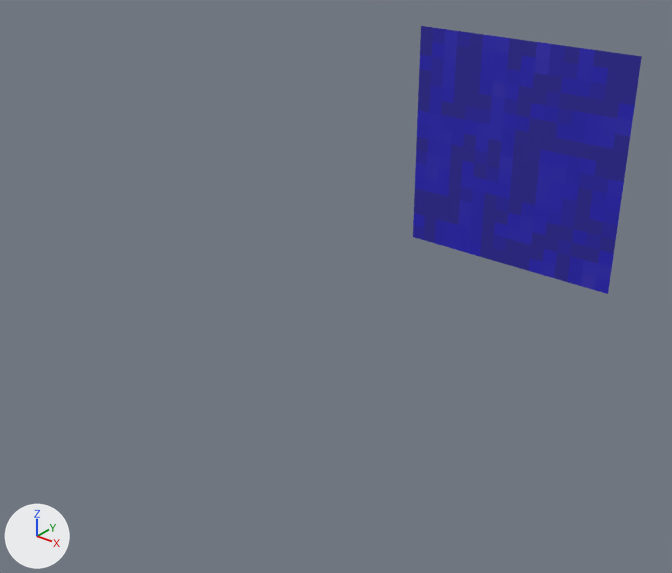
A saved change to the glTF model House/Parts/Floor.gltf.
One viewpoint serves both versions: a 50 mm lens placed at (1.81, -3.49, 1.25), pointed at (-0.05, -1.16, -0.19). The lights are fixed; the arrows at lower left show +X, +Y and +Z.

In view in the first picture: 'Floor'.
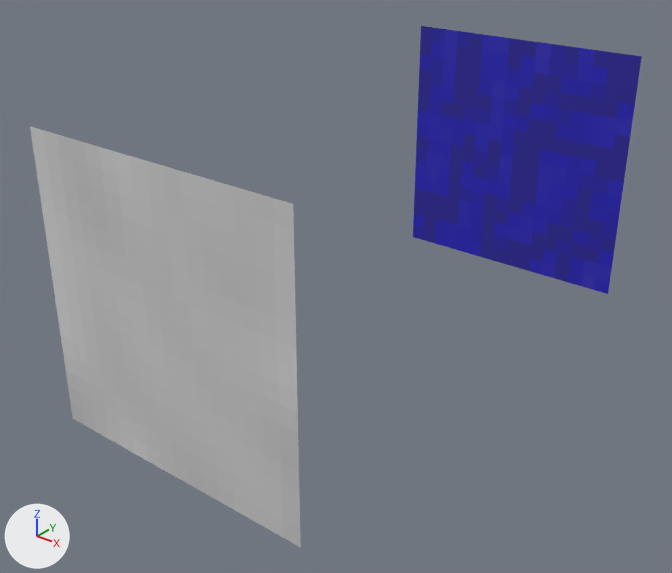
Where the change shows, as pixel boxes (x1, y1, x2, y2) in the pictures (672 x 573 px):
```json
{"object": "Floor", "change": "reshaped", "before": [413, 26, 642, 294], "after": [30, 26, 642, 547], "on screen": "167% wider, 94% taller"}
{"part": 1, "of": "me_mesh", "change": "added", "after": [30, 127, 301, 547]}
```

Scene script edits in JSON lines:
```json
{"op": "add", "block": "img_ceiling", "code": ["img_ceiling = load_image('Ceiling', '_unpacked/Ceiling', 16, 16, 'sRGB')"]}
{"op": "add", "block": "mat_ceiling", "code": ["mat_ceiling = principled_material('Ceiling')", "mat_ceiling.texture = img_ceiling"]}
{"block": "me_mesh", "where": "me_mesh.from_pydata(...)  # 9 vertices, 8 faces; spans x -0.5..0.5, y 0.0, z -0.5..0.5"}
{"block": "me_mesh", "where": "# used by ob_floor; location = (0.0, 0.0, 0.0)"}
{"block": "me_mesh", "change": "me_mesh part 1: the loose piece of 9 vertices spanning x -0.5..0.5, y 0.0, z -0.5..0.5 is copied, and the copy is mirrored in x about its middle, then moved by (0.0, -2.0, 0.0), in mat_ceiling (picture img_ceiling); it spans x -0.5..0.5, y -2.0, z -0.5..0.5"}
{"op": "add", "block": "me_mesh", "code": "me_mesh.materials.append(mat_ceiling)  # picture img_ceiling"}
```
